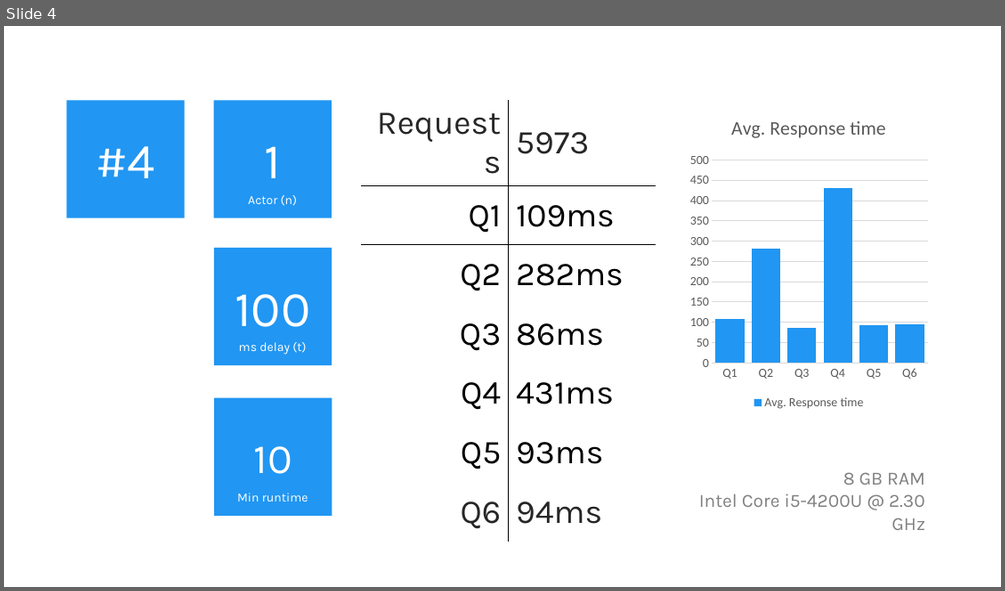
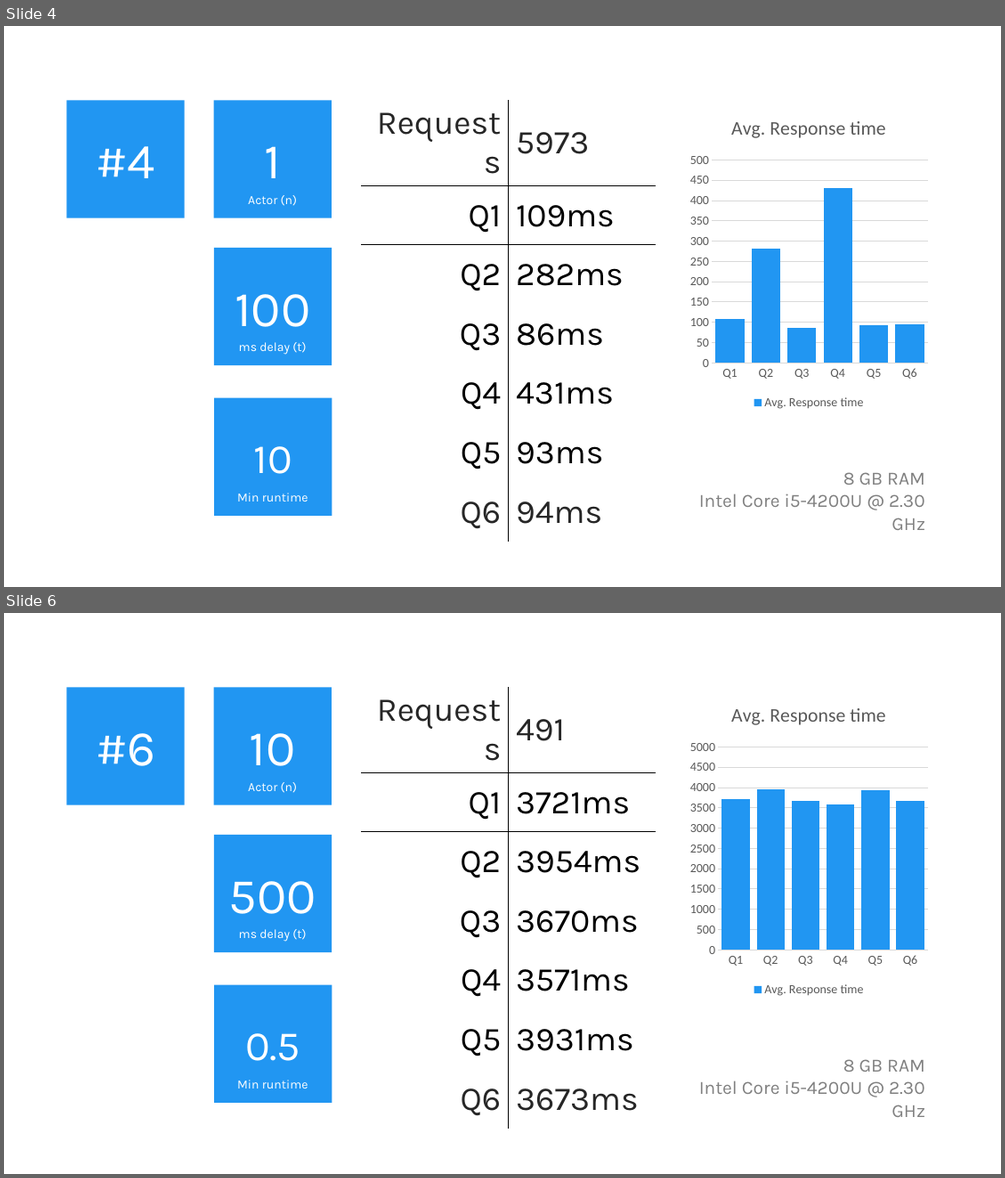
Before and after one commit to elordin/dbs, a slide deck: u07/Results.pptx. Shown one above the other, each under a label of ours: slide 4 before the commit, slides 4 and 6 after it; the slides between them are not shown. The pictures are 1005x591 and 1005x1178 pixels, drawn with LibreOffice and Linux fonts; fonts in the diff are those of the drawing. Boxes give left, top, right and bottom in pixels: in the first picture for what was removed or moved away, otherwise in the second. Text is boxed around its words. In the diff, an @@ line names an element or a change of style, - is before the commit and + after.

```diff
--- a/u07/Results.pptx
+++ b/u07/Results.pptx
@@ slide 6 added at bbox=[4, 613, 1001, 1174], background #FFFFFF @@
@@ rectangle added at bbox=[67, 687, 184, 804], fill #2196F2, 48 pt, text #FFFFFF @@
+#6
@@ rectangle added at bbox=[213, 687, 331, 804], fill #2196F2, 48 pt, text #FFFFFF @@
+10
@@ table added at bbox=[362, 687, 656, 1119], 7 rows, 2 columns @@
+Requests | 491
+Q1 | 3721ms
+Q2 | 3954ms
+Q3 | 3670ms
+Q4 | 3571ms
+Q5 | 3931ms
+Q6 | 3673ms
@@ column chart added at bbox=[685, 687, 933, 999] @@
+title "Avg. Response time"
+categories: Q1, Q2, Q3, Q4, Q5, Q6
+Avg. Response time: 3700, 4000, 3700, 3600, 3900, 3700
@@ text added at bbox=[248, 782, 297, 793], 12 pt, text #FFFFFF @@
+Actor (n)
@@ rectangle added at bbox=[214, 835, 332, 952], fill #2196F2, 48 pt, text #FFFFFF @@
+500
@@ text added at bbox=[239, 929, 306, 941], 12 pt, text #FFFFFF @@
+ms delay (t)
@@ rectangle added at bbox=[214, 985, 332, 1102], fill #2196F2, 40 pt, text #FFFFFF @@
+0.5
@@ text added at bbox=[699, 1059, 925, 1094], 18 pt, text #808080 @@
+8 GB RAM
+Intel Core i5-4200U @ 2.30 GHz
@@ text added at bbox=[237, 1079, 308, 1088], 12 pt, text #FFFFFF @@
+Min runtime
```
Also in this commit, not shown: 2 other slides added, 12 other files.
